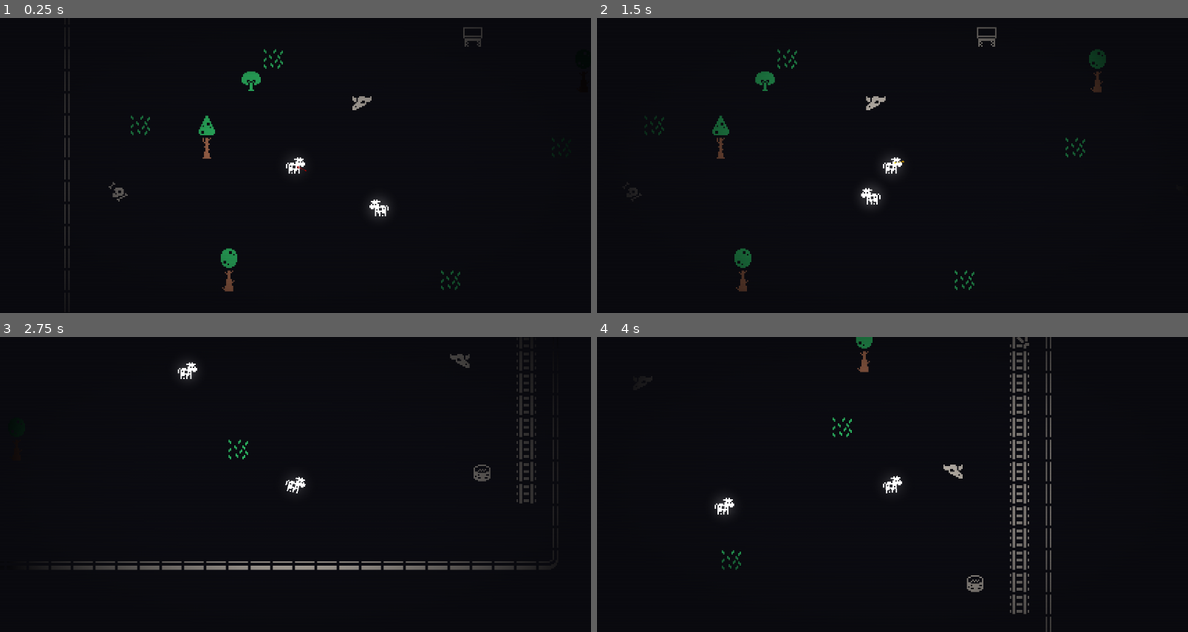
Above: before the commit, frames 1-4 (two rows, left to right).
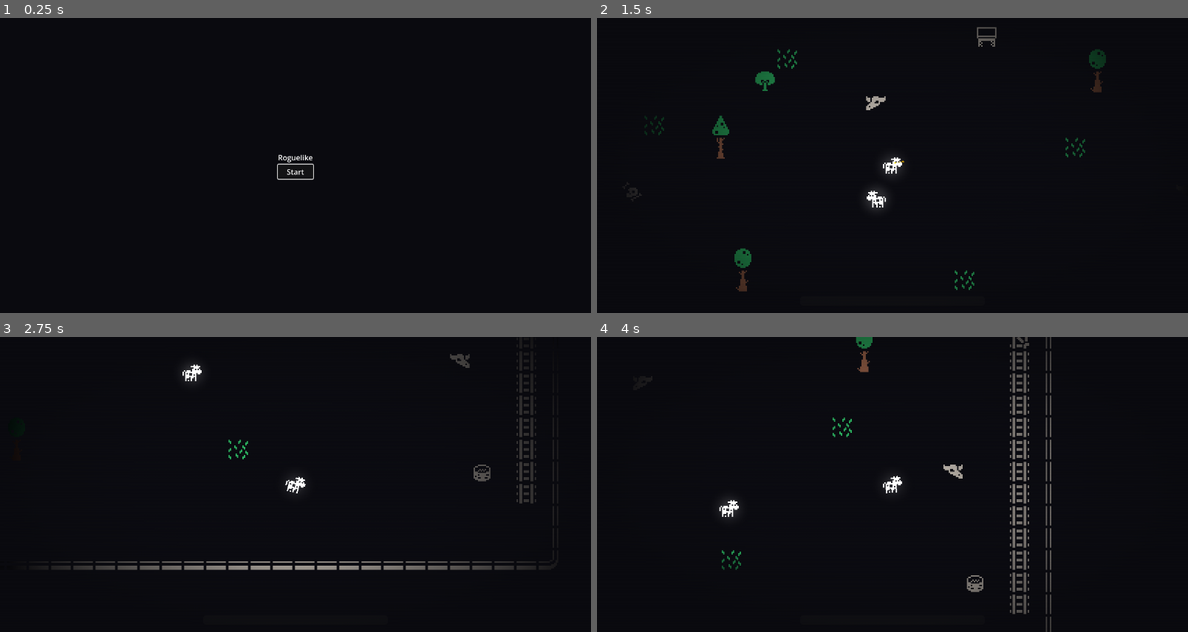
Above: after the commit, the same moments.

Repository: baiaooo/rogue
Game: Godot game, scene res://rooms/main_menu.tscn
Two runs of this game, one before a commit and one after it. Both use one fixed random seed, a clock stepped at 60 frames per second and the inputs below. Before the commit the project starts from res://rooms/forest.tscn.
Inputs (mouse positions are in pixels of both pictures, inside the frame that each line leads up to):
- Up to frame 1 (0.25 s): no input
- Up to frame 2 (1.5 s): click (892, 171) at 0.5 s, where only the run after the commit has a clickable "Start"; tap Enter (ui_accept) at 1.25 s; move the mouse to (1022, 150) at 1.27 s; hold D (move_right) from 1.28 s (still down); click (1022, 150) at 1.42 s
- Up to frame 3 (2.75 s): tap Enter (ui_accept) at 1.52, 2.27 s; move the mouse to (177, 499) at 2.02 s; release D (move_right) at 2.03 s; hold S (move_down) from 2.03 s (still down)
- Up to frame 4 (4 s): move the mouse to (951, 419) at 2.77 s; release S (move_down) at 2.78 s; hold D (move_right) 2.78-3.53 s; move the mouse to (862, 543) at 3.52 s; hold W (move_up) from 3.53 s (still down); click (862, 543) at 3.67 s; tap Enter (ui_accept) at 3.77 s

The runs differ from the first frame. In frame 1, 1.6% of the frame differs, in the area x 10-94%, y 3-93%; in frame 2, 0.1%; in frame 3, 0.1%; in frame 4, 0.1%.

Commit message:
Add main menu and boss progression

Diff:
--- a/project.godot
+++ b/project.godot
@@ -11,7 +11,7 @@
 [application]
 
 config/name="projeto roguelike"
-run/main_scene="uid://mi2vik0lk4q0"
+run/main_scene="uid://c1p0c8k2m5n2u"
 config/features=PackedStringArray("4.6", "Forward Plus")
 boot_splash/bg_color=Color(0.039215688, 0.039215688, 0.05882353, 1)
 
--- a/rooms/forest.tscn
+++ b/rooms/forest.tscn
@@ -4,8 +4,7 @@
 [ext_resource type="Texture2D" uid="uid://bhqk4ld0hgqpf" path="res://tileset/colored-transparent_packed.png" id="2_gavr0"]
 [ext_resource type="PackedScene" uid="uid://dund3rfvhpkft" path="res://characters/hero.tscn" id="3_gavr0"]
 [ext_resource type="PackedScene" uid="uid://nl1eviyp2itw" path="res://characters/enemy.tscn" id="4_5kmay"]
-
-[sub_resource type="GDScript" id="GDScript_gavr0"]
+[ext_resource type="Script" uid="uid://m5i15ogyx0r4m" path="res://scripts/forest.gd" id="5_forest"]
 
 [sub_resource type="TileSetAtlasSource" id="TileSetAtlasSource_3hu5c"]
 texture = ExtResource("2_gavr0")
@@ -1109,7 +1108,8 @@
 sources/0 = SubResource("TileSetAtlasSource_3hu5c")
 
 [node name="Forest" type="Node2D" unique_id=178460378]
-script = SubResource("GDScript_gavr0")
+script = ExtResource("5_forest")
+enemy_scene = ExtResource("4_5kmay")
 
 [node name="backtiles" type="TileMapLayer" parent="." unique_id=826757007]
 tile_map_data = PackedByteArray("AADh/+j/AAAQABMAAADi/+j/AAARABMAAADj/+j/AAARABMAAADk/+j/AAARABMAAADl/+j/AAARABMAAADm/+ …(3024 unchanged characters)…
@@ -1130,3 +1130,35 @@
 
 [node name="enemy" parent="." unique_id=733871797 instance=ExtResource("4_5kmay")]
 position = Vector2(-261, -217)
+
+[node name="SpawnTimer" type="Timer" parent="."]
+wait_time = 4.0
+autostart = false
+
+[node name="UI" type="CanvasLayer" parent="."]
+
+[node name="BossProgress" type="ProgressBar" parent="UI"]
+anchor_left = 0.5
+anchor_top = 1.0
+anchor_right = 0.5
+anchor_bottom = 1.0
+offset_left = -200.0
+offset_top = -36.0
+offset_right = 200.0
+offset_bottom = -16.0
+max_value = 10.0
+value = 0.0
+show_percentage = false
+
+[node name="BossLabel" type="Label" parent="UI"]
+anchor_left = 0.5
+anchor_top = 1.0
+anchor_right = 0.5
+anchor_bottom = 1.0
+offset_left = -80.0
+offset_top = -64.0
+offset_right = 80.0
+offset_bottom = -44.0
+text = "boos incoming"
+horizontal_alignment = 1
+visible = false
--- /dev/null
+++ b/rooms/main_menu.tscn
@@ -0,0 +1,22 @@
+[gd_scene format=4 uid="uid://c1p0c8k2m5n2u"]
+
+[ext_resource type="Script" uid="uid://3oaqy2tu2i68q" path="res://scripts/main_menu.gd" id="1_6p3sr"]
+
+[node name="MainMenu" type="Control"]
+anchor_right = 1.0
+anchor_bottom = 1.0
+script = ExtResource("1_6p3sr")
+
+[node name="CenterContainer" type="CenterContainer" parent="."]
+anchor_right = 1.0
+anchor_bottom = 1.0
+
+[node name="VBox" type="VBoxContainer" parent="CenterContainer"]
+alignment = 1
+
+[node name="Title" type="Label" parent="CenterContainer/VBox"]
+text = "Roguelike"
+horizontal_alignment = 1
+
+[node name="StartButton" type="Button" parent="CenterContainer/VBox"]
+text = "Start"
--- a/scripts/enemy.gd
+++ b/scripts/enemy.gd
@@ -1,4 +1,6 @@
 extends CharacterBody2D
+
+signal died(enemy: Node, is_boss: bool)
 
 # =========================
 # CONFIGURAÇÕES DO INIMIGO
@@ -6,6 +8,7 @@
 @export var speed: float = 30.0
 @export var health: int = 100
 @export var damage: int = 10
+@export var is_boss: bool = false
 
 # =========================
 # CONFIGURAÇÕES DE COMBATE
@@ -164,4 +167,5 @@
 
 func _die() -> void:
 	# Adicione aqui efeitos de morte (partículas, som, etc)
+	died.emit(self, is_boss)
 	queue_free()
--- /dev/null
+++ b/scripts/forest.gd
@@ -0,0 +1,83 @@
+extends Node2D
+
+@export var enemy_scene: PackedScene
+@export var spawn_interval: float = 4.0
+@export var max_enemies: int = 6
+@export var kills_for_boss: int = 10
+@export var spawn_radius: float = 260.0
+@export var min_spawn_distance: float = 140.0
+@export var boss_health_multiplier: float = 3.0
+@export var boss_damage_multiplier: float = 2.0
+@export var boss_speed_multiplier: float = 1.3
+
+var kill_count: int = 0
+var boss_spawned: bool = false
+
+@onready var hero: Node2D = $hero
+@onready var spawn_timer: Timer = $SpawnTimer
+@onready var progress_bar: ProgressBar = $UI/BossProgress
+@onready var boss_label: Label = $UI/BossLabel
+
+func _ready() -> void:
+	progress_bar.max_value = kills_for_boss
+	progress_bar.value = 0
+	boss_label.visible = false
+	for existing_enemy in get_tree().get_nodes_in_group("enemy"):
+		if existing_enemy.has_signal("died"):
+			existing_enemy.died.connect(_on_enemy_died)
+	spawn_timer.wait_time = spawn_interval
+	spawn_timer.timeout.connect(_on_spawn_timer_timeout)
+	spawn_timer.start()
+
+func _on_spawn_timer_timeout() -> void:
+	if boss_spawned:
+		return
+	if not enemy_scene:
+		return
+	if get_tree().get_nodes_in_group("enemy").size() >= max_enemies:
+		return
+	var enemy = enemy_scene.instantiate()
+	enemy.global_position = _get_spawn_position()
+	if enemy.has_signal("died"):
+		enemy.died.connect(_on_enemy_died)
+	get_tree().current_scene.add_child(enemy)
+
+func _get_spawn_position() -> Vector2:
+	var origin = hero.global_position if hero else Vector2.ZERO
+	for _i in range(12):
+		var offset = Vector2(
+			randf_range(-spawn_radius, spawn_radius),
+			randf_range(-spawn_radius, spawn_radius)
+		)
+		if offset.length() >= min_spawn_distance:
+			return origin + offset
+	return origin + Vector2(spawn_radius, 0)
+
+func _on_enemy_died(enemy: Node, is_boss: bool) -> void:
+	if is_boss:
+		return
+	kill_count += 1
+	progress_bar.value = min(kill_count, kills_for_boss)
+	if kill_count >= kills_for_boss and not boss_spawned:
+		_spawn_boss()
+
+func _spawn_boss() -> void:
+	boss_spawned = true
+	boss_label.visible = true
+	if not enemy_scene:
+		return
+	var boss = enemy_scene.instantiate()
+	boss.global_position = _get_spawn_position()
+	if "is_boss" in boss:
+		boss.is_boss = true
+	if "health" in boss:
+		boss.health = int(boss.health * boss_health_multiplier)
+	if "damage" in boss:
+		boss.damage = int(boss.damage * boss_damage_multiplier)
+	if "speed" in boss:
+		boss.speed = boss.speed * boss_speed_multiplier
+	boss.scale = Vector2(1.4, 1.4)
+	if boss.has_signal("died"):
+		boss.died.connect(_on_enemy_died)
+	get_tree().current_scene.add_child(boss)
+	spawn_timer.stop()
--- /dev/null
+++ b/scripts/main_menu.gd
@@ -0,0 +1,10 @@
+extends Control
+
+@onready var start_button: Button = $CenterContainer/VBox/StartButton
+
+func _ready() -> void:
+	start_button.pressed.connect(_on_start_pressed)
+	start_button.grab_focus()
+
+func _on_start_pressed() -> void:
+	get_tree().change_scene_to_file("res://rooms/forest.tscn")
Not shown, added: scripts/forest.gd.uid
Not shown, added: scripts/main_menu.gd.uid
